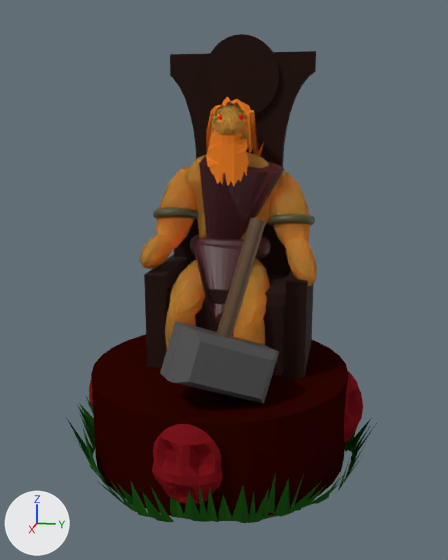
A saved change to the Blender file Characters/Models/Slavic/ready/Swaróg/Swaróg.blend.
One viewpoint serves both versions: a 50 mm lens placed at (3.17, 0.64, 1.78), pointed at (0.11, 0.03, 1.02). Every picture has the same lights, and +X, +Y and +Z are marked at lower left.
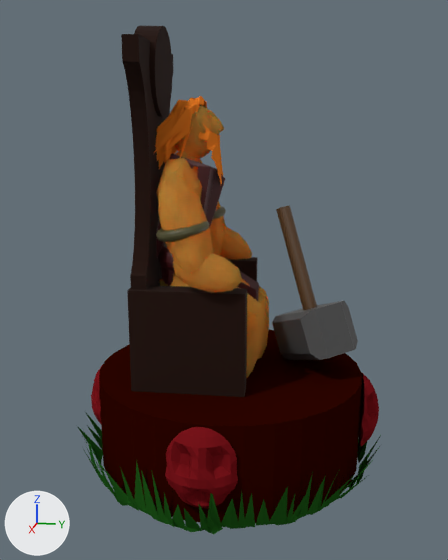
The change, as a diff of the scene's bpy script:
```diff
--- a/Characters/Models/Slavic/ready/Swaróg/Swaróg.blend.py
+++ b/Characters/Models/Slavic/ready/Swaróg/Swaróg.blend.py
@@ me_icosphere_010 @@
 me_icosphere_010.from_pydata(...)  # 860 vertices, 1232 faces; spans x -5.18..3.62, y -8.16..2.31, z -1.0..5.05
 # used by ob_icosphere_004; location = (0.171, 0.172, 0.708); rotation_euler = (-0.0428, 0.0342, -0.703), in degrees (-2.5, 2, -40); scale = (0.0923, 0.0823, 0.233)
 # verts and faces of me_icosphere_010; kept vertices keep their numbers, new ones are numbered from 860
+# me_icosphere_010 part 1: the loose piece of 42 vertices spanning x -5.18..-2.82, y -3.25..0.56, z 1.78..3.53 is copied, and the copy is multiplied about its middle by the matrix ((-0.861, -0.41, -0.848), (-0.803, 0.922, 2.45), (0.73, -0.68, -0.483)), then moved by (0.08, 0.11, -0.08); it spans x -5.11..-2.73, y -3.32..0.86, z 1.36..3.78
+# me_icosphere_010 part 2: the loose piece of 42 vertices spanning x -1.05..1.77, y -8.16..-5.68, z 1.68..3.63 is copied, and the copy is multiplied about its middle by the matrix ((0.56, -1.155, -0.411), (0.654, 0.655, -0.102), (-0.679, 0.584, -0.744)), then moved by (0.29, 0.09, -0.11); it spans x -1.12..2.41, y -8.11..-5.55, z 1.42..3.66
+# me_icosphere_010 part 3
+verts[230] = (-4.27, -1.25, 3.31)  # moved
 me_icosphere_010.materials.append(mat_material_002)
@@ ob_icosphere_004 @@
 ob_icosphere_004 = bpy.data.objects.new('Icosphere.004', me_icosphere_010)
-ob_icosphere_004.location = (0.171, 0.172, 0.708)
-ob_icosphere_004.rotation_euler = (-0.0428, 0.0342, -0.703)  # degrees (-2.5, 2, -40)
+ob_icosphere_004.location = (-0.098, 0.156, 0.708)
+ob_icosphere_004.rotation_euler = (-0.0428, 0.0342, 0.943)  # degrees (-2.5, 2, 54)
 ob_icosphere_004.scale = (0.0923, 0.0823, 0.233)
@@ ob_grid_002 @@
 ob_grid_002 = bpy.data.objects.new('Grid.002', me_grid_003)
-ob_grid_002.location = (0.03, -0.062, 1.774)
-ob_grid_002.rotation_euler = (-1.556, -0.0278, -1.561)  # degrees (-89, -1.6, -89)
+ob_grid_002.location = (0.145, 0.034, 1.774)
+ob_grid_002.rotation_euler = (-1.556, -0.0278, 0.0848)  # degrees (-89, -1.6, 4.9)
 ob_grid_002.scale = (0.129, 0.153, 0.121)
@@ ob_cylinder_003 @@
 ob_cylinder_003 = bpy.data.objects.new('Cylinder.003', me_cylinder_001)
-ob_cylinder_003.location = (-0.336, 0.044, 2.051)
-ob_cylinder_003.rotation_euler = (0.0, 1.602, 0.0)  # degrees (0, 92, 0)
+ob_cylinder_003.location = (0.067, -0.34, 2.051)
+ob_cylinder_003.rotation_euler = (0.0, 1.602, 1.646)  # degrees (0, 92, 94)
 ob_cylinder_003.scale = (0.213, 0.203, 0.0579)
@@ ob_cone_001 @@
 ob_cone_001 = bpy.data.objects.new('Cone.001', me_cone_001)
-ob_cone_001.location = (-0.182, -0.043, 1.251)
-ob_cone_001.rotation_euler = (2.997, 0.232, 0.0341)  # degrees (172, 13, 2)
+ob_cone_001.location = (0.142, -0.179, 1.251)
+ob_cone_001.rotation_euler = (2.997, 0.232, 1.68)  # degrees (172, 13, 96)
 ob_cone_001.scale = (0.146, 0.295, 0.373)
@@ ob_torus @@
 ob_torus = bpy.data.objects.new('Torus', me_torus)
-ob_torus.location = (-0.133, 0.346, 1.302)
-ob_torus.rotation_euler = (-3.315, -0.137, 1.083)  # degrees (-190, -7.8, 62)
+ob_torus.location = (-0.249, -0.16, 1.302)
+ob_torus.rotation_euler = (-3.315, -0.137, 2.729)  # degrees (-190, -7.8, 156)
 ob_torus.scale = (0.102, 0.102, 0.102)
@@ ob_cube_002 @@
 ob_cube_002 = bpy.data.objects.new('Cube.002', me_cube_024)
-ob_cube_002.location = (0.5, 0.086, 0.719)
-ob_cube_002.rotation_euler = (-0.352, 6.137, 0.523)  # degrees (-20, 352, 30)
+ob_cube_002.location = (-0.038, 0.491, 0.719)
+ob_cube_002.rotation_euler = (-0.352, 6.137, 2.169)  # degrees (-20, 352, 124)
 ob_cube_002.scale = (0.146, 0.239, 0.125)
@@ ob_cylinder_002 @@
 ob_cylinder_002 = bpy.data.objects.new('Cylinder.002', me_cylinder_003)
-ob_cylinder_002.location = (0.409, 0.158, 1.065)
-ob_cylinder_002.rotation_euler = (0.352, 2.999, 0.521)  # degrees (20, 172, 30)
+ob_cylinder_002.location = (-0.103, 0.395, 1.065)
+ob_cylinder_002.rotation_euler = (0.352, 2.999, 2.167)  # degrees (20, 172, 124)
 ob_cylinder_002.scale = (0.0381, 0.0364, 0.322)
@@ ob_cylinder @@
 ob_cylinder = bpy.data.objects.new('Cylinder', me_cylinder_002)
-ob_cylinder.location = (0.058, -0.003, 0.289)
+ob_cylinder.location = (0.084, 0.058, 0.289)
+ob_cylinder.rotation_euler = (0.0, 0.0, 1.646)  # degrees (0, 0, 94)
 ob_cylinder.scale = (-0.696, -0.686, 0.243)
@@ ob_grid_001 @@
 ob_grid_001 = bpy.data.objects.new('Grid.001', me_grid_006)
-ob_grid_001.location = (1.065, -0.213, 1.041)
-ob_grid_001.rotation_euler = (0.0939, 1.716, 0.252)  # degrees (5.4, 98, 14)
+ob_grid_001.location = (0.218, 1.077, 1.041)
+ob_grid_001.rotation_euler = (0.0939, 1.716, 1.898)  # degrees (5.4, 98, 109)
@@ ob_sphere_003 @@
 ob_sphere_003 = bpy.data.objects.new('Sphere.003', me_sphere_003)
-ob_sphere_003.location = (-0.526, 0.016, 0.325)
-ob_sphere_003.rotation_euler = (0.0, 0.0, 4.715)  # degrees (0, 0, 270)
+ob_sphere_003.location = (0.11, -0.526, 0.325)
+ob_sphere_003.rotation_euler = (0.0, 0.0, 6.361)  # degrees (0, 0, 4)
 ob_sphere_003.scale = (0.199, 0.199, 0.237)
```

Changed parts and their boxes (x1, y1, x2, y2) in the pictures (448 x 560 px; the box of a moved part takes in the faces that stretch with it):
'Cylinder.003', moved, turned: before (144, 34, 316, 379); after (121, 26, 258, 397)
'Cylinder', moved, turned: before (91, 334, 348, 521); after (99, 330, 362, 523)
'Icosphere.004', reshaped, moved, turned: before (140, 104, 317, 349); after (156, 104, 269, 379)
'Cube.002', moved, turned: before (160, 321, 279, 404); after (272, 301, 358, 360)
'Grid.001', moved, turned: before (66, 395, 377, 523); after (77, 413, 381, 534)
'Sphere.003', moved, turned: before (89, 371, 363, 505); after (91, 366, 379, 508)
'Cone.001', moved, turned: before (190, 156, 284, 323); after (156, 154, 259, 301)
'Grid.002', moved, turned: before (206, 97, 264, 186); after (154, 96, 223, 184)
'Cylinder.002', moved, turned: before (216, 218, 266, 338); after (276, 206, 317, 310)
'Torus', moved, turned: before (153, 208, 315, 226); after (156, 206, 226, 242)
part 1 of me_icosphere_010, added (brown): after (210, 201, 226, 256)
part 2 of me_icosphere_010, added (brown): after (163, 172, 214, 274)
part 3 of me_icosphere_010, moved or reshaped (not visible afterwards): before (280, 173, 304, 205)
